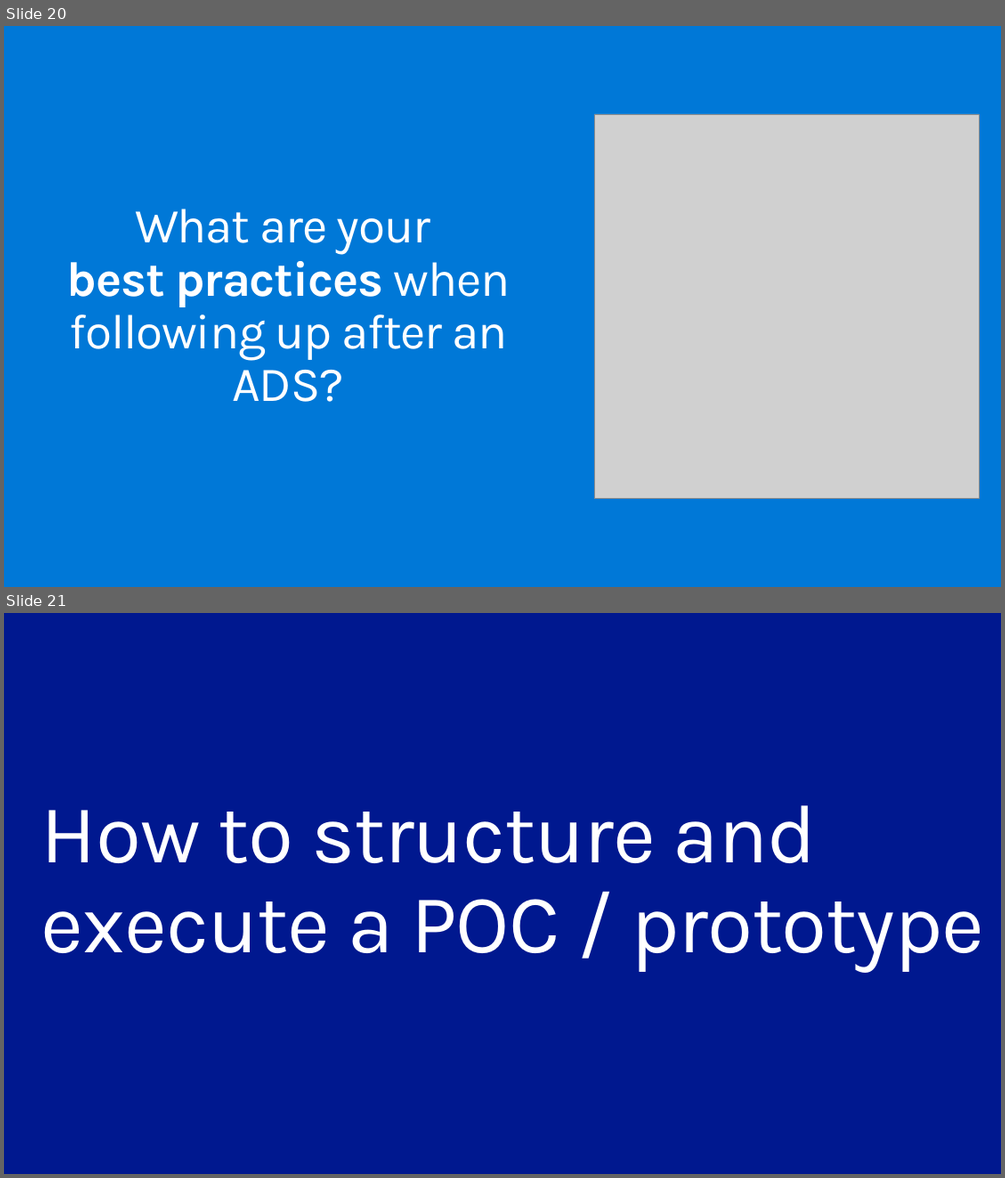
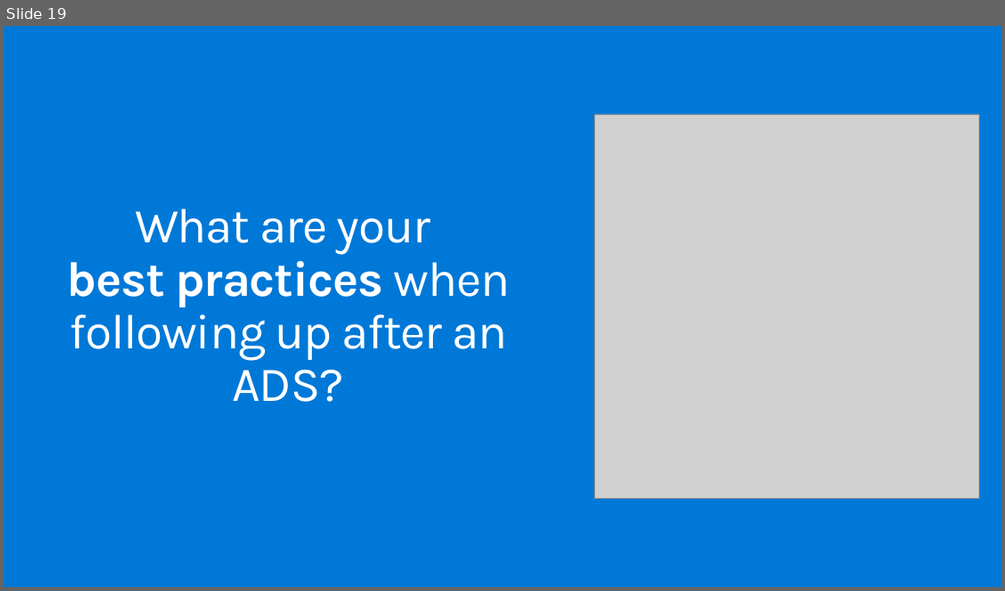
Before and after one commit to solliancenet/ica-wbs, a slide deck: Financial service modernization workshop/mastering-the-ads-deck.pptx. Shown one above the other, each under a label of ours: slides 20 and 21 before the commit, slide 19 after it. The pictures are 1005x1178 and 1005x591 pixels, drawn with LibreOffice and Linux fonts; fonts in the diff are those of the drawing; grey boxes stand for pictures. Boxes give left, top, right and bottom in pixels: in the first picture for what was removed or moved away, otherwise in the second. Text is boxed around its words. In the diff, an @@ line names an element or a change of style, - is before the commit and + after.

```diff
--- a/Financial service modernization workshop/mastering-the-ads-deck.pptx
+++ b/Financial service modernization workshop/mastering-the-ads-deck.pptx
@@ slide 21 removed at bbox=[4, 613, 1001, 1174], background #00188F @@
@@ title removed at bbox=[41, 805, 984, 972] @@
-How to structure and execute a POC / prototype
@@ what was slide 20 is now slide 19 @@
```
Also in this commit, not shown: 5 other slides removed, 1 other file.
